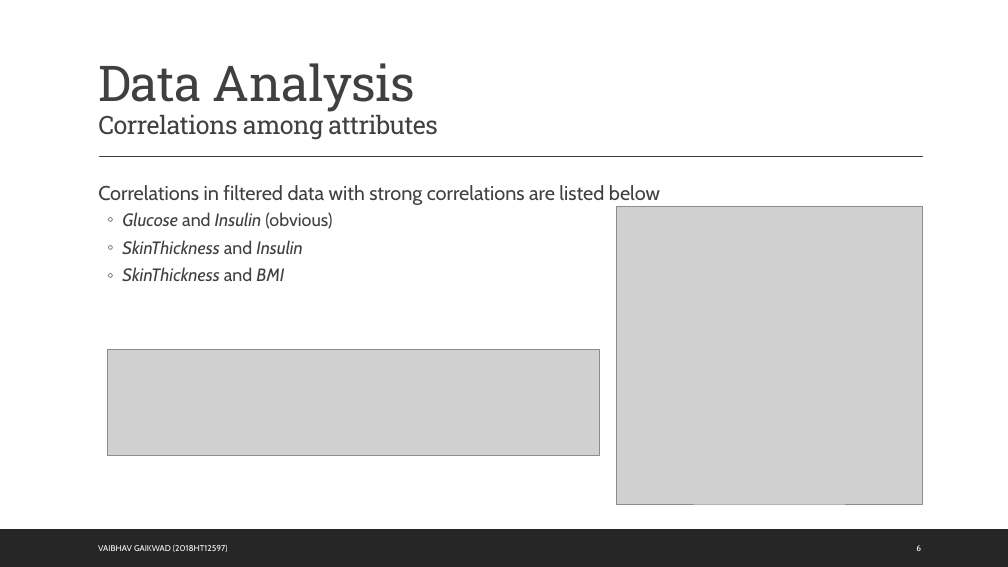
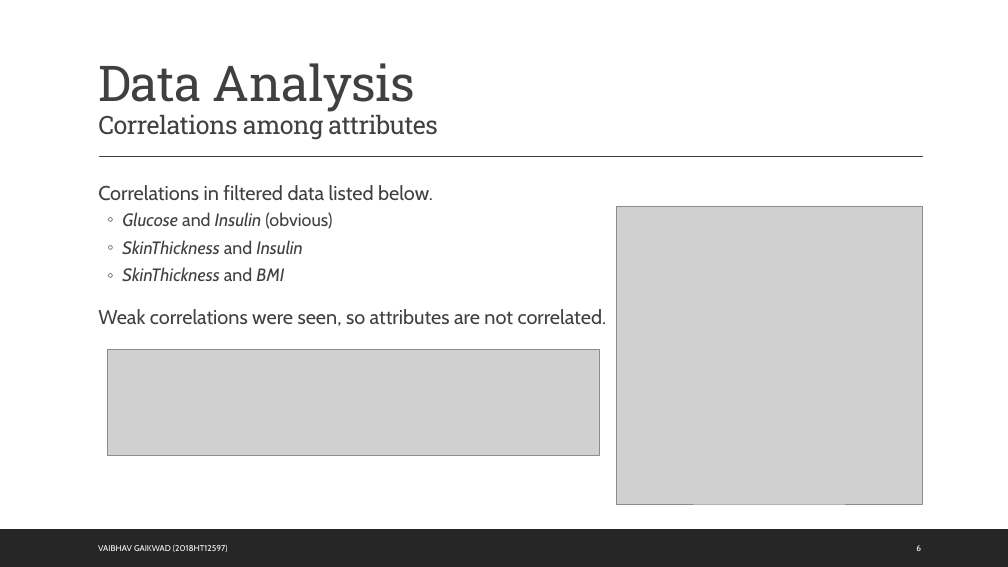
Before and after one commit to 767267/bits2018ht12597, a slide deck: slide 12 of docs/Quality of Care.pptx. Drawn at 1008x567 pixels with LibreOffice and Linux fonts; fonts in the diff are those of the drawing; grey boxes stand for pictures. Boxes give left, top, right and bottom in pixels: in the first picture for what was removed or moved away, otherwise in the second. Text is boxed around its words. In the diff, an @@ line names an element or a change of style, - is before the commit and + after.

```diff
--- a/docs/Quality of Care.pptx
+++ b/docs/Quality of Care.pptx
@@ text at [98,185,433,201]: text changed @@
-  Correlations in filtered data with strong correlations are listed below
+  Correlations in filtered data listed below.
@@ text at [98,309,607,326]: paragraph added @@
+  Weak correlations were seen, so attributes are not correlated.
```
Also in this commit, not shown: 1 other slide changed, 1 slide added, 3 other files.
